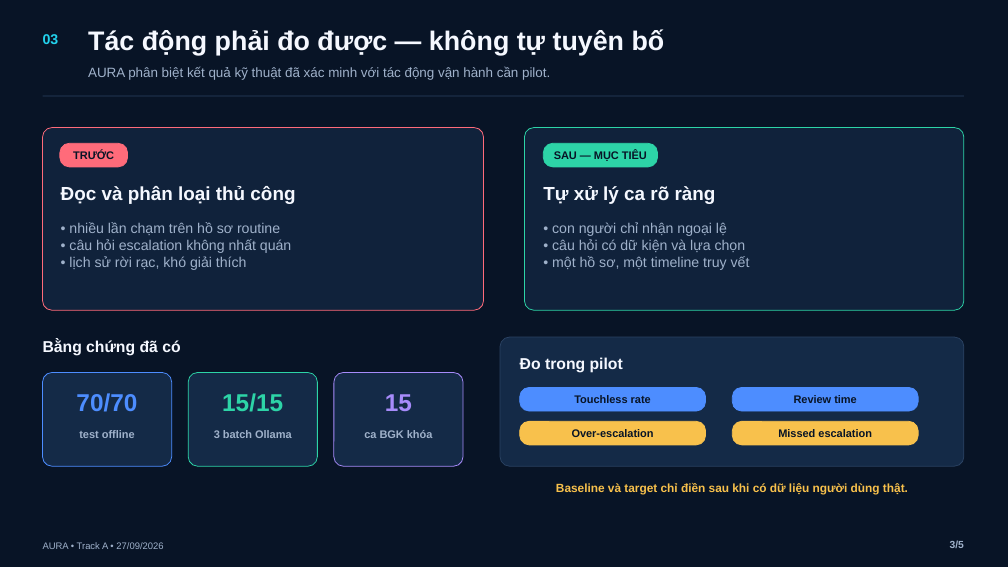
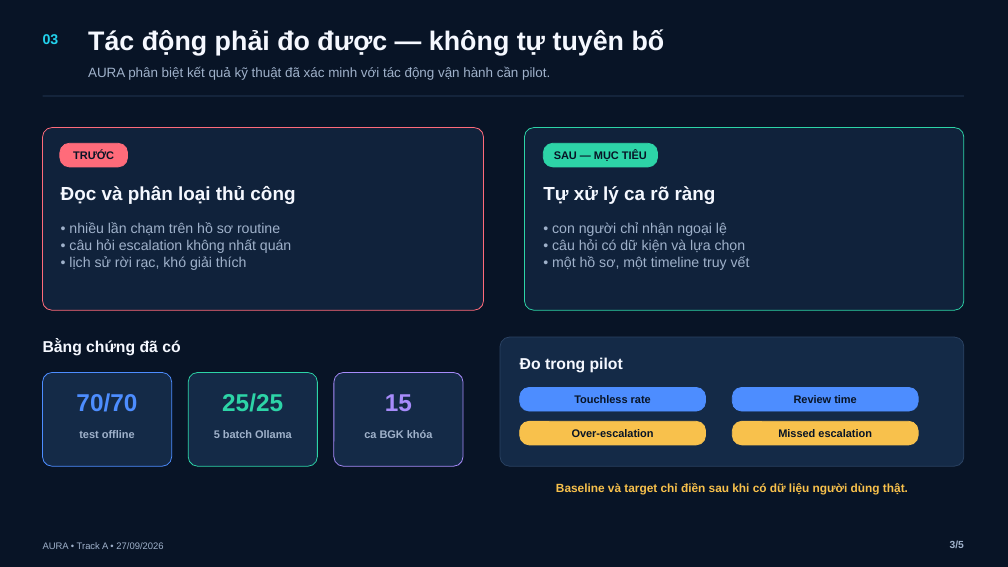
Before and after one commit to BondPhuPhamzZ/AURA, a slide deck: slide 3 of AURA/submission/AURA_5_SLIDES.pptx. Drawn at 1008x567 pixels with LibreOffice and Linux fonts; fonts in the diff are those of the drawing. Boxes give left, top, right and bottom in pixels: in the first picture for what was removed or moved away, otherwise in the second. Text is boxed around its words. In the diff, an @@ line names an element or a change of style, - is before the commit and + after.

```diff
--- a/AURA/submission/AURA_5_SLIDES.pptx
+++ b/AURA/submission/AURA_5_SLIDES.pptx
@@ text at (x1=222, y1=393, x2=283, y2=412): text changed @@
-15/15
+25/25
@@ text at (x1=214, y1=430, x2=292, y2=438): text changed @@
-3 batch Ollama
+5 batch Ollama
```
Also in this commit, not shown: 1 other slide changed, 3 other files.
